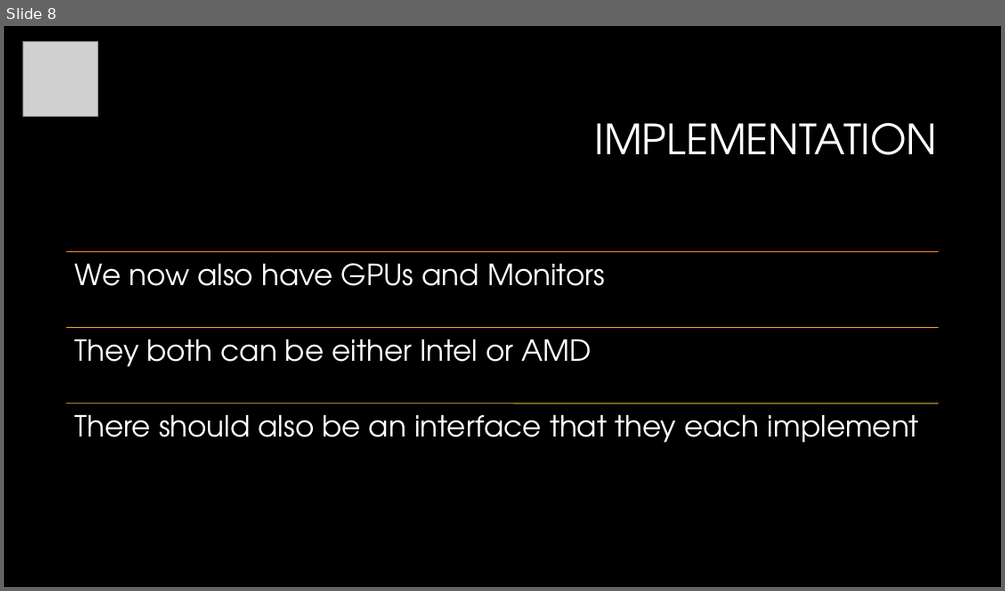
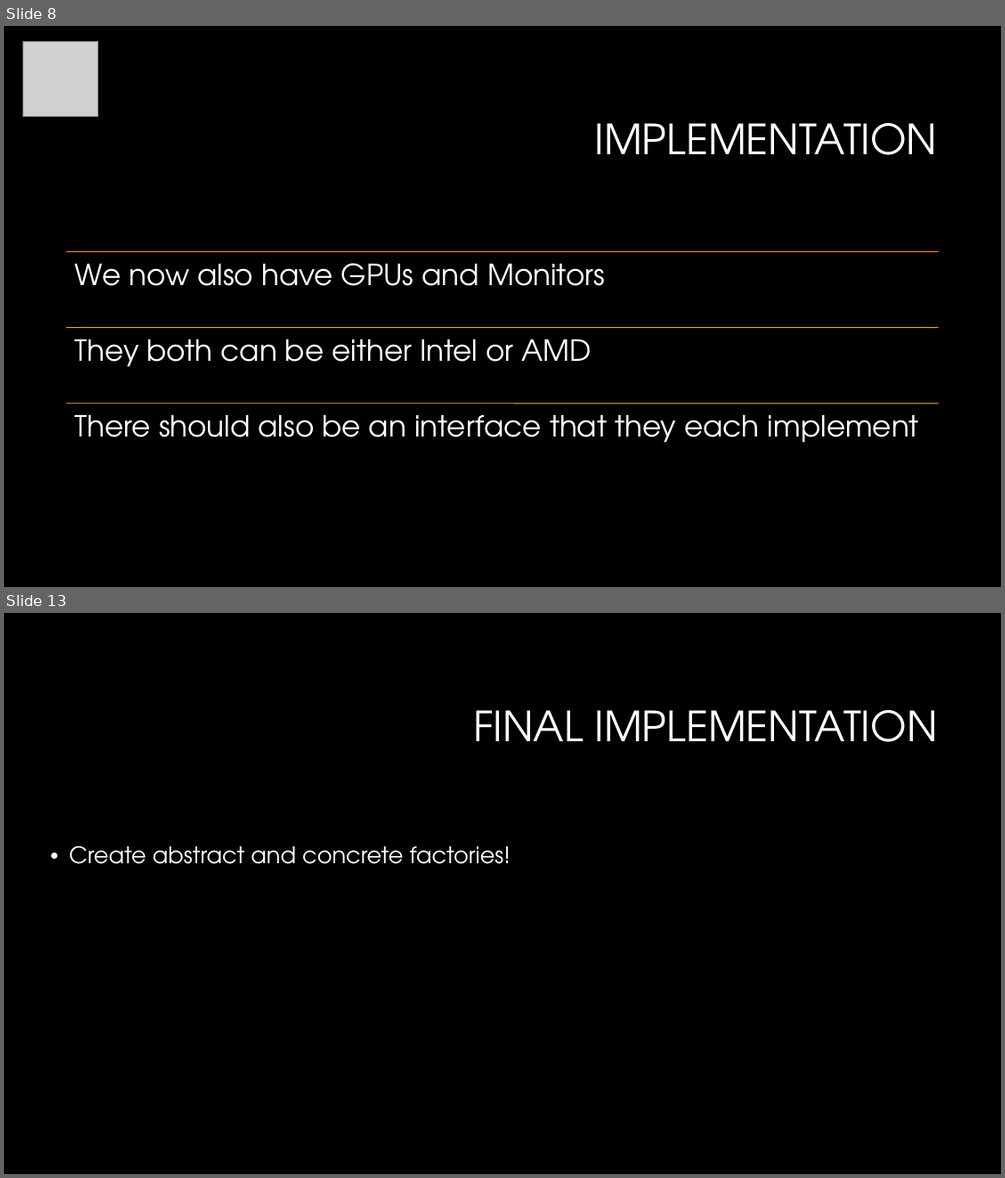
Before and after one commit to ljsunshine/barcamp, a slide deck: abstract_factories.pptx. Shown one above the other, each under a label of ours: slide 8 before the commit, slides 8 and 13 after it; the slides between them are not shown. The pictures are 1005x591 and 1005x1178 pixels, drawn with LibreOffice and Linux fonts; fonts in the diff are those of the drawing; grey boxes stand for pictures; background and template pictures are left out. Boxes give left, top, right and bottom in pixels: in the first picture for what was removed or moved away, otherwise in the second. Text is boxed around its words. In the diff, an @@ line names an element or a change of style, - is before the commit and + after.

```diff
--- a/abstract_factories.pptx
+++ b/abstract_factories.pptx
@@ slide 13 added at <box>4,613,1001,1174</box>, background #000000 @@
@@ title added at <box>473,710,938,742</box>, 40 pt, text #FFFFFF @@
+FINAL IMPLEMENTATION
@@ text added at <box>69,845,510,864</box>, 22 pt, text #FFFFFF @@
+• Create abstract and concrete factories!
```
Also in this commit, not shown: 6 other slides added, 2 slides removed, 1 other file.
